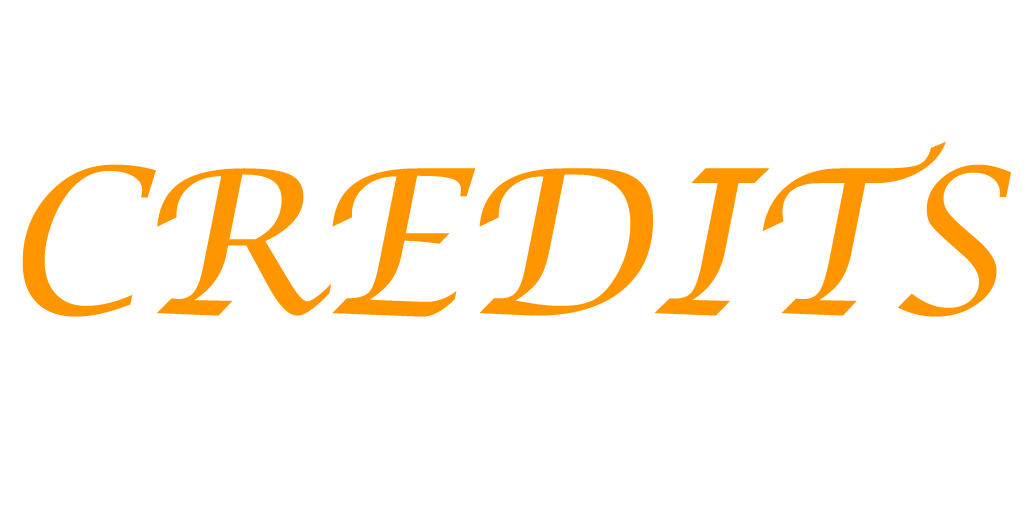
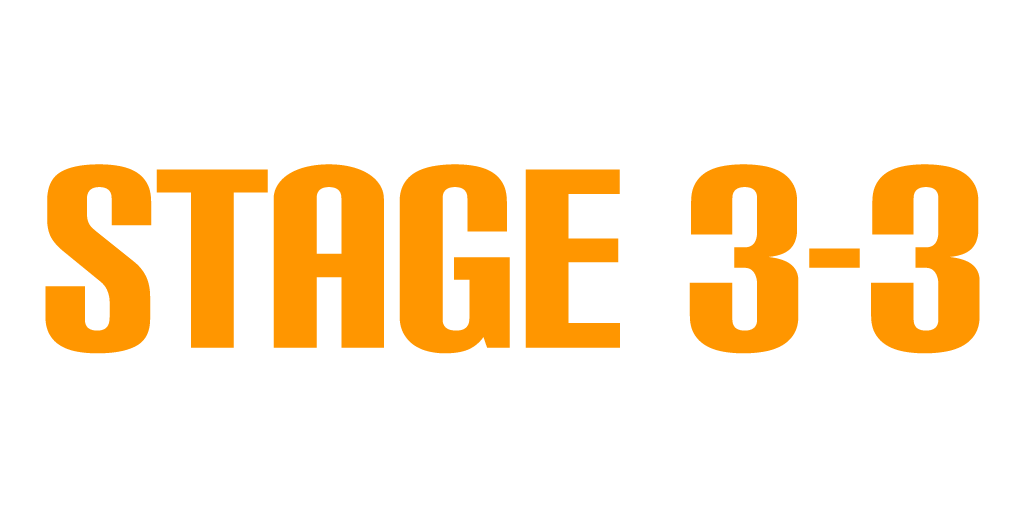
Comparing the layer stacks of the two 1024×512 images. Changes:
added group "Stage Select" with 9 layers above "Options" over left=42, top=155, right=982, bottom=354
added layer "STAGE 3-3" in group "Stage Select" over left=45, top=164, right=980, bottom=354
hid "CREDITS", moved it into group "MainMenu", painted on it over left=22, top=141, right=1011, bottom=354
